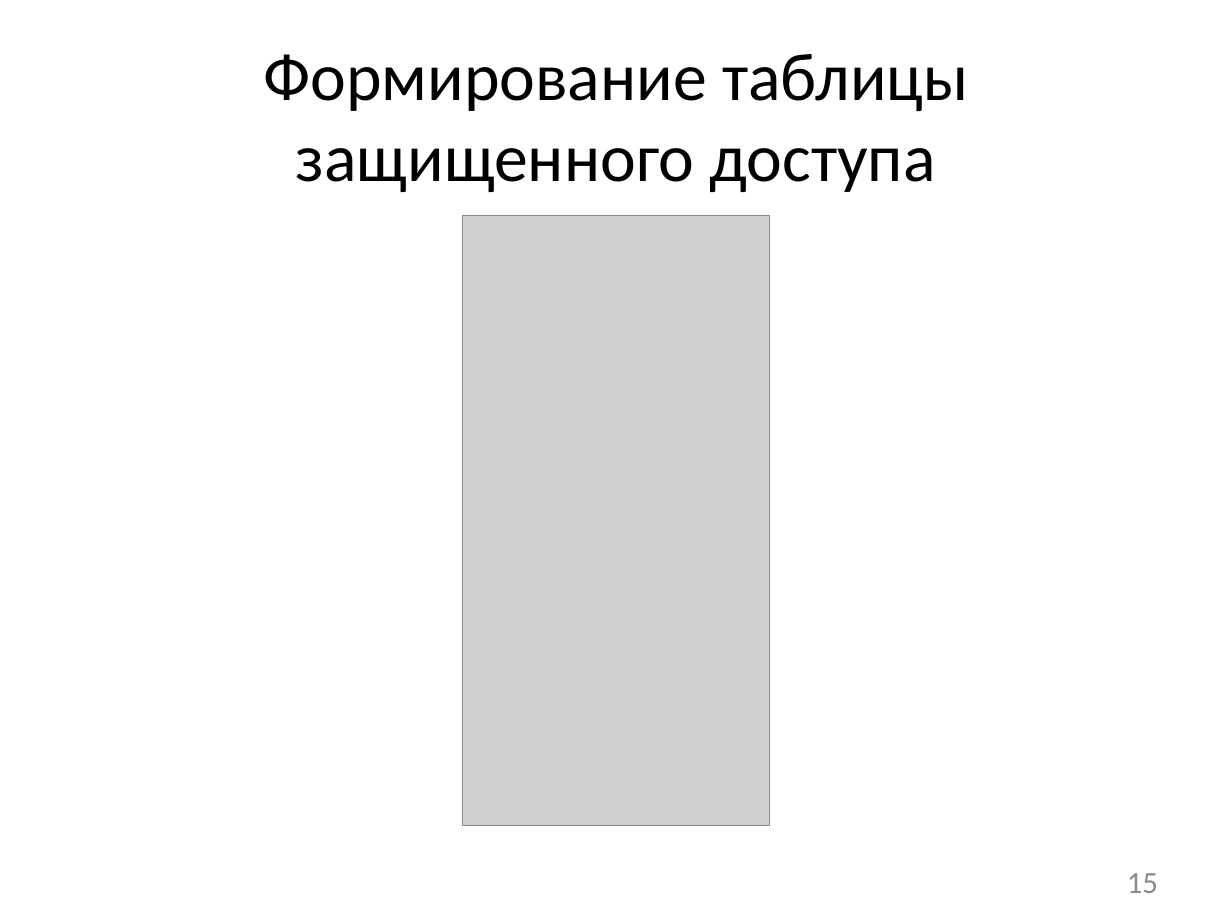
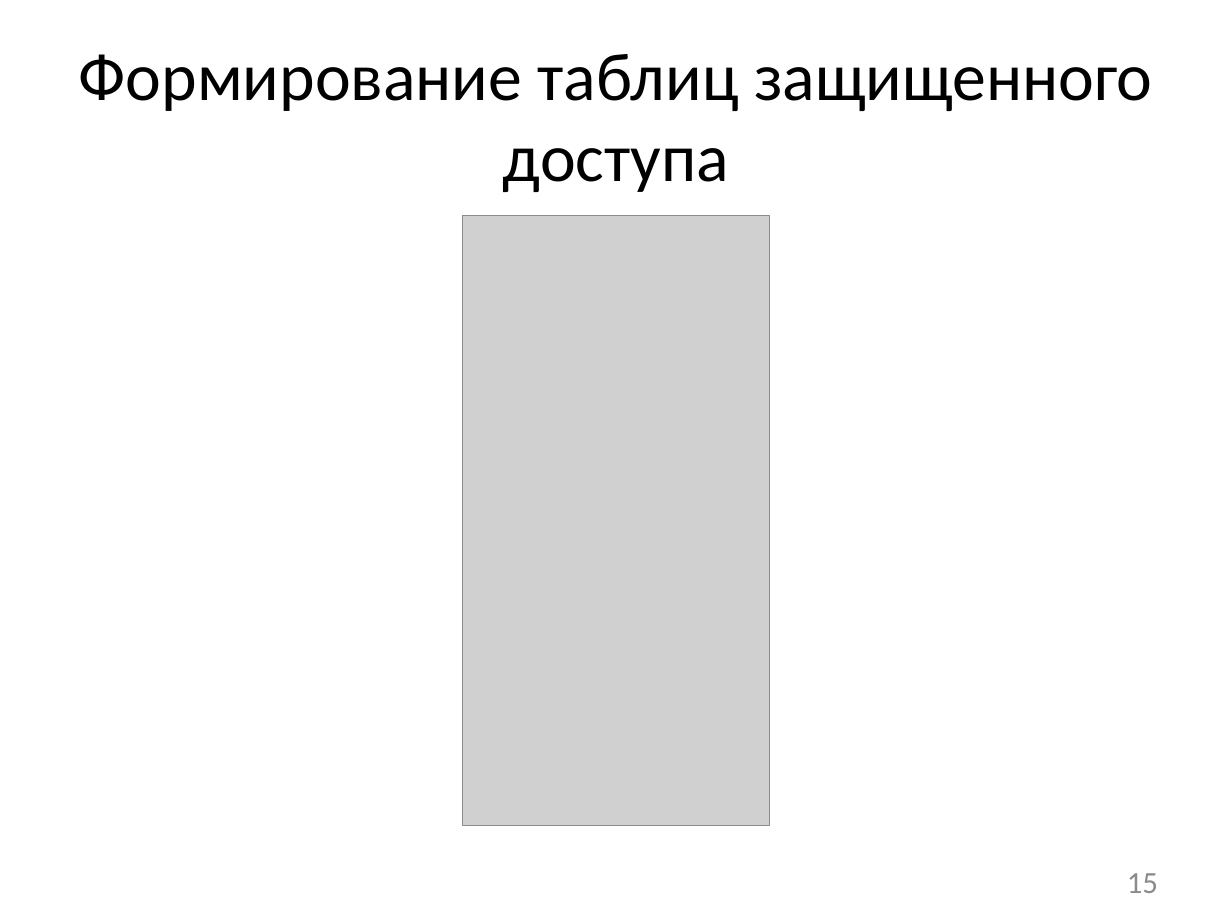
Before and after one commit to afrolovskiy/diplom, a slide deck: slide 15 of presentations/diplom/static race detection.pptx. Drawn at 1232x924 pixels with LibreOffice and Linux fonts; fonts in the diff are those of the drawing; grey boxes stand for pictures. Boxes give left, top, right and bottom in pixels: in the first picture for what was removed or moved away, otherwise in the second. Text is boxed around its words. In the diff, an @@ line names an element or a change of style, - is before the commit and + after.

Commit message:
updated

```diff
--- a/presentations/diplom/static race detection.pptx
+++ b/presentations/diplom/static race detection.pptx
@@ title at (x1=79, y1=54, x2=1153, y2=192): text changed @@
-Формирование таблицы защищенного доступа
+Формирование таблиц защищенного доступа
```
Also in this commit, not shown: 1 other slide changed, 1 slide removed.
